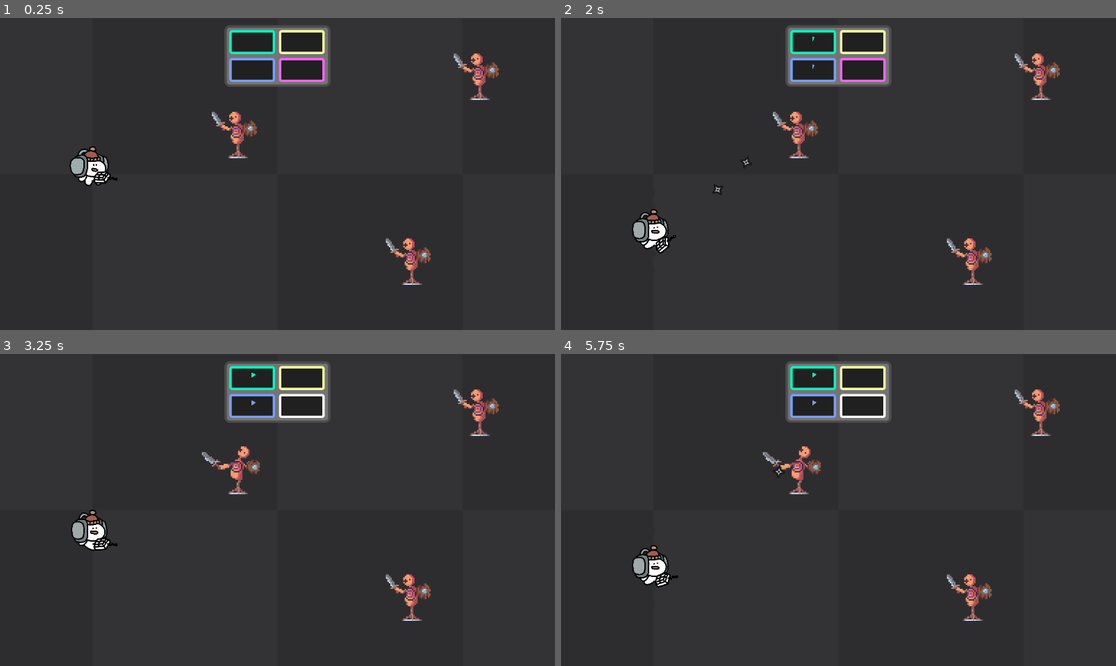
Above: before the commit, frames 1-4 (two rows, left to right).
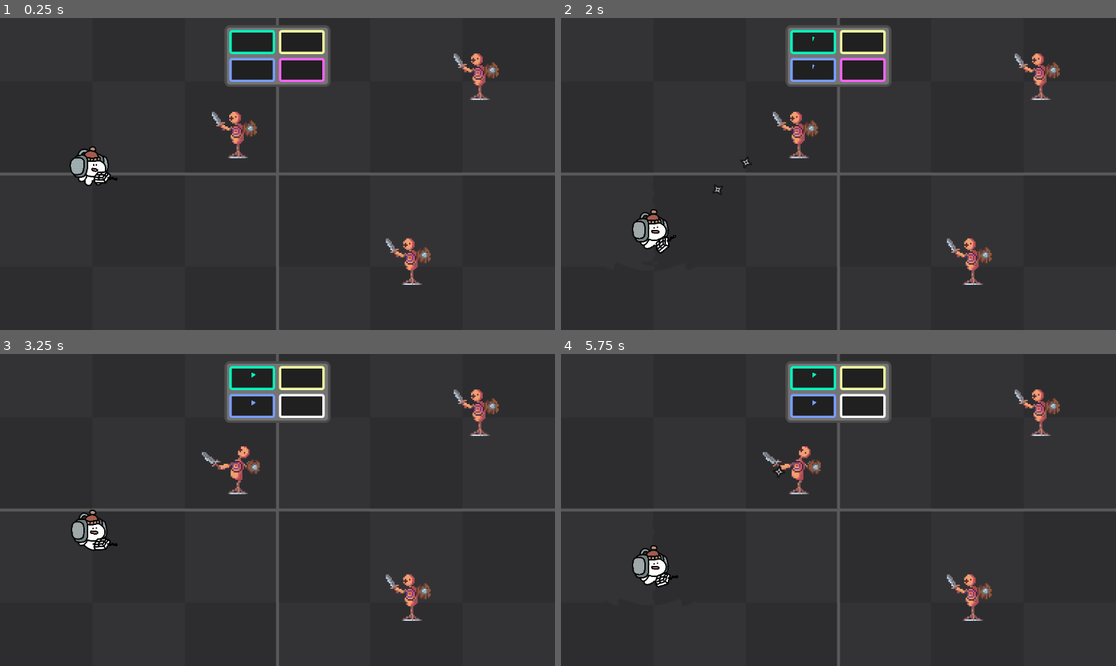
Above: after the commit, the same moments.

Repository: adriano-sudario/TheController
Game: Godot game, scene res://main.tscn
Same seed, same stepped clock (60 frames per second), same inputs: the game is played once before the commit and once after it. Sound files missing from this copy of the repository are replaced by a short silence.
Inputs (mouse positions are in pixels of both pictures, inside the frame that each line leads up to):
- Up to frame 1 (0.25 s): no input
- Up to frame 2 (2 s): move the mouse to (960, 158) at 0.52 s; hold G (down_right_slot_press) 0.53-1.28 s; hold Shift (arm_toggle) 0.53-1.28 s; move the mouse to (727, 189) at 1.27 s; hold S (down) from 1.28 s (still down); tap Space (interact) at 1.35 s
- Up to frame 3 (3.25 s): move the mouse to (333, 441) at 2.02 s; release S (down) at 2.03 s; hold G (down_right_slot_press) 2.03-2.78 s; hold Shift (arm_toggle) 2.03-2.78 s; move the mouse to (249, 572) at 2.77 s; hold W (up) from 2.78 s (still down); tap Space (interact) at 2.85 s
- Up to frame 4 (5.75 s): move the mouse to (1005, 556) at 3.52 s; release W (up) at 3.53 s; hold Shift (arm_toggle) 3.53-4.28 s; hold F (down_left_slot_press) 3.53-5.03 s; move the mouse to (672, 463) at 4.27 s; tap Space (interact) at 4.35 s; move the mouse to (866, 510) at 5.02 s; hold S (down) from 5.03 s (still down); hold Shift (arm_toggle) from 5.03 s (still down)

The runs differ from the first frame. In frame 1, 1.2% of the frame differs, in the area x 0-100%, y 0-100%; in frame 2, 1.3%; in frame 3, 1.3%; in frame 4, 1.3%.

Commit message:
added missed trigger on trapsten spell

Diff:
--- a/entities/sample_spells/input_sample_spell.gd
+++ b/entities/sample_spells/input_sample_spell.gd
@@ -1,7 +1,8 @@
 class_name InputSampleSpell
 extends SampleSpell
 
-signal triggered_by_input(beat_pressed: float)
+signal missed()
+signal succeeded(beat_pressed: float)
 
 @export var input_trigger_beats: Array[float] = []
 @export var include_input_trigger_on_bar := 4
@@ -34,8 +35,11 @@
 	if not is_playing or Input.is_action_pressed("arm_toggle"):
 		return
 
-	var input_pressed_on_beat = get_input_pressed_on_beat()
-	var has_input_press_succeeded = input_pressed_on_beat >= 0
+	if Input.is_action_just_pressed(get_slot_action_name()):
+		var input_pressed_on_beat = get_input_pressed_on_beat()
+		var has_input_press_succeeded = input_pressed_on_beat >= 0
 
-	if Input.is_action_just_pressed(get_slot_action_name()) and has_input_press_succeeded:
-		triggered_by_input.emit(input_pressed_on_beat)
+		if has_input_press_succeeded:
+			succeeded.emit(input_pressed_on_beat)
+		else:
+			missed.emit()
--- a/entities/sample_spells/lombrero/procorato/procorato_field.tscn
+++ b/entities/sample_spells/lombrero/procorato/procorato_field.tscn
@@ -8,7 +8,6 @@
 
 [node name="ProcoratoField" type="Node2D"]
 script = ExtResource("1_oh0lh")
-damage = null
 
 [node name="ShockwaveDistortion" parent="." instance=ExtResource("1_l1l4j")]
 offset_left = -100.0
--- a/entities/sample_spells/lombrero/trapsten/trapsten_spell.gd
+++ b/entities/sample_spells/lombrero/trapsten/trapsten_spell.gd
@@ -2,17 +2,21 @@
 extends InputSampleSpell
 
 @export var projectile: Resource
-@export var special_projectile: Resource
 
 var is_shooting_kunais := false
+var prevent_next_throw := false
 
 func _on_triggered(_trigger_beat):
+	if prevent_next_throw:
+		prevent_next_throw = false
+		return
+
 	if not is_armed or is_shooting_kunais:
 		return
 
 	spawn_projectile(TrapstenProjectile.TrapstenType.SHURIKEN)
 
-func _on_triggered_by_input(_trigger_beat):
+func _on_succeeded(_beat_pressed):
 	await get_tree().create_timer(controller.beats_per_second).timeout
 
 	is_shooting_kunais = true
@@ -24,6 +28,9 @@
 
 	is_shooting_kunais = false
 
+func _on_missed():
+	prevent_next_throw = true
+
 func spawn_projectile(type: TrapstenProjectile.TrapstenType):
 	var trapsten_projectile: TrapstenProjectile = projectile.instantiate()
 	trapsten_projectile.global_position = controller.antenna_tip.global_position
--- a/entities/sample_spells/lombrero/trapsten/trapsten_spell.tscn
+++ b/entities/sample_spells/lombrero/trapsten/trapsten_spell.tscn
@@ -12,5 +12,6 @@
 include_trigger_on_bar = 1
 total_beats = 32
 
+[connection signal="missed" from="." to="." method="_on_missed"]
+[connection signal="succeeded" from="." to="." method="_on_succeeded"]
 [connection signal="triggered" from="." to="." method="_on_triggered"]
-[connection signal="triggered_by_input" from="." to="." method="_on_triggered_by_input"]
--- a/main.tscn
+++ b/main.tscn
@@ -1,7 +1,7 @@
 [gd_scene load_steps=6 format=3 uid="uid://jsyassicq3fn"]
 
 [ext_resource type="Script" path="res://main.gd" id="1_eax1i"]
-[ext_resource type="Texture2D" uid="uid://sixk8w8y66x2" path="res://assets/texture_08.png" id="2_shv30"]
+[ext_resource type="Texture2D" uid="uid://bi3m2jj3wqxbq" path="res://assets/texture_07.png" id="2_vtqow"]
 [ext_resource type="PackedScene" uid="uid://bj3d8fxmy3wff" path="res://ui/samples_container/samples_container.tscn" id="6_i1wmq"]
 [ext_resource type="PackedScene" uid="uid://c14r0fbecmutb" path="res://entities/characters/player/player.tscn" id="8_rqudl"]
 [ext_resource type="PackedScene" uid="uid://dkt1jbpkd1d85" path="res://entities/characters/enemies/dummy/dummy.tscn" id="9_falv5"]
@@ -12,7 +12,7 @@
 [node name="BG" type="Sprite2D" parent="."]
 position = Vector2(577, 374)
 scale = Vector2(1.5, 1.5)
-texture = ExtResource("2_shv30")
+texture = ExtResource("2_vtqow")
 
 [node name="Dummy" parent="." instance=ExtResource("9_falv5")]
 position = Vector2(488, 219)
Binary file added: assets/texture_07.png
Not shown, changed: assets/texture_07.png.import
Binary file removed: assets/texture_08.png
